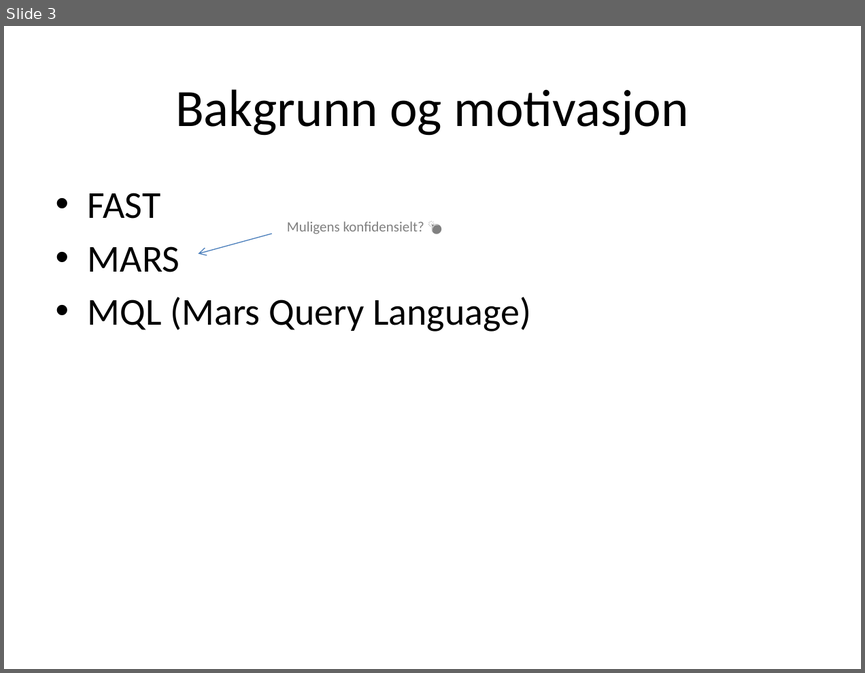
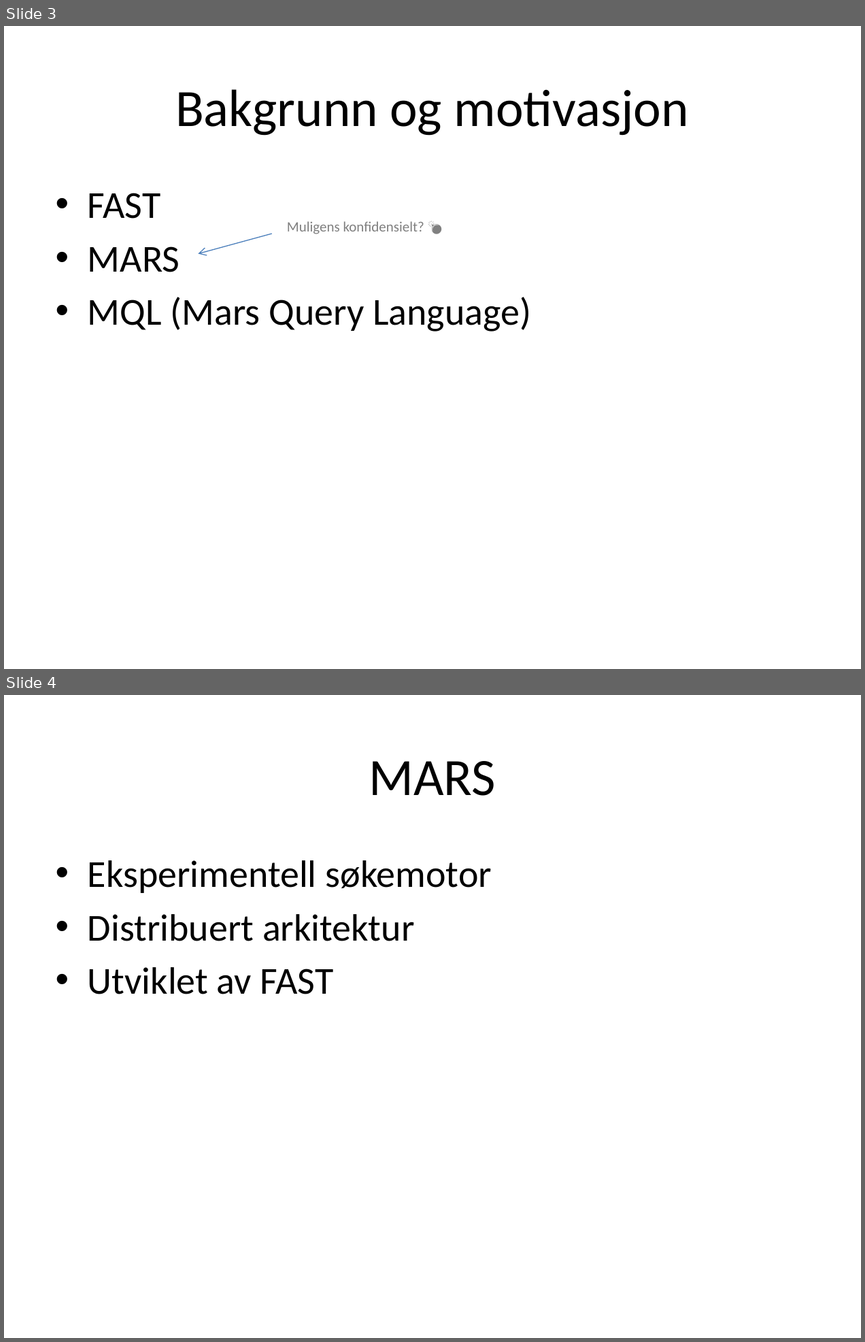
Before and after one commit to andrerav/xqft-parser, a slide deck: XQuery og relasjonell algebra.pptx. Shown one above the other, each under a label of ours: slide 3 before the commit, slides 3 and 4 after it. The pictures are 865x673 and 865x1342 pixels, drawn with LibreOffice and Linux fonts; fonts in the diff are those of the drawing. Boxes give left, top, right and bottom in pixels: in the first picture for what was removed or moved away, otherwise in the second. Text is boxed around its words. In the diff, an @@ line names an element or a change of style, - is before the commit and + after.

```diff
--- a/XQuery og relasjonell algebra.pptx
+++ b/XQuery og relasjonell algebra.pptx
@@ slide 4 added at (x1=4, y1=695, x2=861, y2=1338), background #FFFFFF @@
@@ title added at (x1=369, y1=761, x2=496, y2=796), 44 pt, text #000000 @@
+MARS
@@ text added at (x1=88, y1=860, x2=492, y2=994), 32 pt, text #000000 @@
+• Eksperimentell søkemotor
+• Distribuert arkitektur
+• Utviklet av FAST
```
Also in this commit, not shown: 6 slides changed, 21 other slides added.
